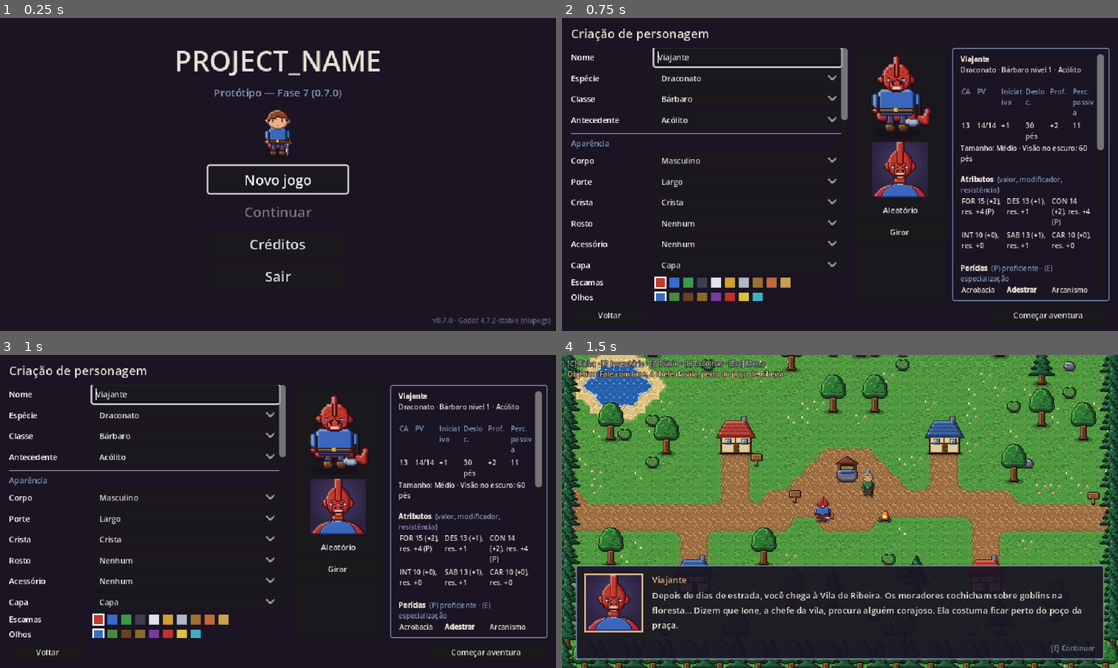
Above: before the commit, frames 1-4 (two rows, left to right).
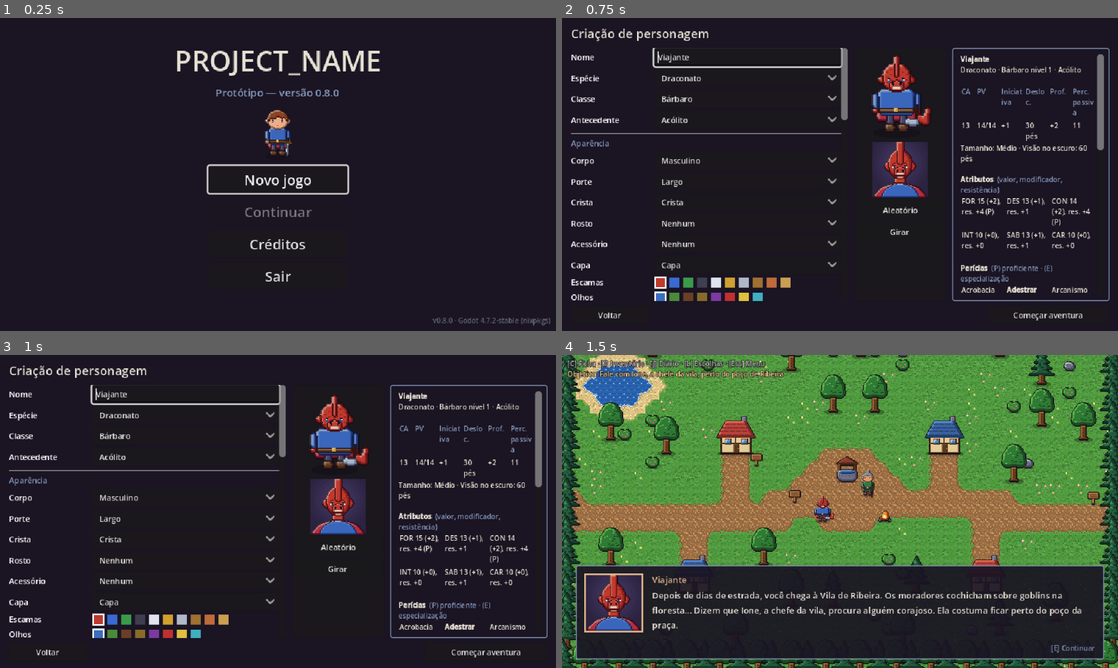
Above: after the commit, the same moments.

Repository: ovitorleal/jogo_rpg
Game: Godot game, scene res://scenes/menus/title_screen.tscn
Two runs of this game, one before a commit and one after it. Both use one fixed random seed, a clock stepped at 60 frames per second and the inputs below.
Inputs:
- Up to frame 1 (0.25 s): no input
- Up to frame 2 (0.75 s): click "Novo jogo" at 0.5 s
- Up to frame 3 (1 s): no input
- Up to frame 4 (1.5 s): click "Começar aventura" at 1.25 s

The runs differ from the first frame. In frame 1, 0.3% of the frame differs, in the area x 38-81%, y 22-98%; in frame 2, nothing differs; in frame 3, nothing differs; in frame 4, nothing differs.

Commit message:
feat: Phase 8 publication pipeline, licenses and docs
Adds tools/publish/publish_web.sh, which runs the tests, exports the Web preset,
verifies the output files and, with --deploy, publishes that same validated build
to the gh-pages branch for GitHub Pages (only from a clean main). Adds a generator
for ENGINE_LICENSES.txt (Godot MIT plus third-party engine components) shipped with
the build, the project LICENSE (all rights reserved; SRD under CC BY 4.0), updated
credits, docs/PUBLISHING.md with hosting limits, local saves and known limitations,
and a refreshed README. Fixes exports/ leaking into the Web package. Version 0.8.0.

Co-Authored-By: Claude Opus 5.5 <noreply@anthropic.com>

Diff:
--- a/project.godot
+++ b/project.godot
@@ -12,7 +12,7 @@
 
 config/name="PROJECT_NAME"
 config/description="RPG 2D de fantasia (protótipo)."
-config/version="0.7.0"
+config/version="0.8.0"
 run/main_scene="res://scenes/menus/title_screen.tscn"
 config/features=PackedStringArray("4.7", "GL Compatibility")
 config/icon="res://icon.svg"
--- a/scenes/menus/title_screen.tscn
+++ b/scenes/menus/title_screen.tscn
@@ -60,7 +60,7 @@
 layout_mode = 2
 theme_override_colors/font_color = Color(0.522, 0.592, 0.722, 1)
 theme_override_font_sizes/font_size = 12
-text = "Protótipo — Fase 7 (0.7.0)"
+text = "Protótipo — versão 0.8.0"
 horizontal_alignment = 1
 
 [node name="HeroSprite" type="TextureRect" parent="Center/Menu"]
--- a/scripts/ui/title_screen.gd
+++ b/scripts/ui/title_screen.gd
@@ -10,7 +10,7 @@
 ## Atribuição exigida pela licença CC BY 4.0 do SRD 5.2 (texto oficial, não traduzir).
 const SRD_ATTRIBUTION := "This work includes material from the System Reference Document 5.2 (\"SRD 5.2\") by Wizards o …(219 unchanged characters)…
 const NOT_OFFICIAL_NOTICE := "Este jogo não é um produto oficial de Dungeons & Dragons e não é afiliado à Wizards of the Coast."
-const GODOT_NOTICE := "Feito com Godot Engine (licença MIT). Copyright (c) 2014-present Godot Engine contributors. Copyright (c) 2007-2014 Juan Linietsky, Ariel Manzur. Componentes de terceiros do motor: ver COPYRIGHT.txt do Godot."
+const GODOT_NOTICE := "Feito com Godot Engine (licença MIT). Copyright (c) 2014-present Godot Engine contributors. Copyright (c) 2007-2014 Juan Linietsky, Ariel Manzur. Componentes de terceiros do motor: arquivo ENGINE_LICENSES.txt publicado junto do jogo."
 
 @onready var _new_game_button: Button = %NewGameButton
 @onready var _continue_button: Button = %ContinueButton
@@ -86,7 +86,8 @@
 		"[b]Regras[/b]\n%s" % SRD_ATTRIBUTION,
 		NOT_OFFICIAL_NOTICE,
 		"[b]Motor[/b]\n%s" % GODOT_NOTICE,
-		"[b]Arte[/b]\nArte provisória original do projeto.",
+		"[b]Arte e conteúdo[/b]\nArte original do projeto, desenhada por código. Aventura, diálogos e personagens originais. "
+				+ "Código e conteúdo próprios: todos os direitos reservados (ver LICENSE.txt).",
 	]))
 
 
--- /dev/null
+++ b/tools/publish/write_engine_licenses.gd
@@ -0,0 +1,45 @@
+extends SceneTree
+## Escreve os avisos de licença do Godot Engine (MIT e componentes de terceiros) num arquivo de texto
+## que é publicado junto do build Web.
+## Uso: godot --headless --path . --script res://tools/publish/write_engine_licenses.gd -- <arquivo de saída>
+
+
+func _initialize() -> void:
+	var args := OS.get_cmdline_user_args()
+	if args.is_empty():
+		push_error("Informe o arquivo de saída depois de --")
+		quit(1)
+		return
+	var info := Engine.get_version_info()
+	var lines := PackedStringArray()
+	lines.append("Godot Engine %s (%s, %s)" % [info["string"], info.get("status", ""), str(info.get("hash", "")).left(9)])
+	lines.append("https://godotengine.org/license")
+	lines.append("")
+	lines.append(Engine.get_license_text())
+	lines.append("")
+	lines.append("=== Componentes de terceiros incluídos no motor ===")
+	var licenses := Engine.get_license_info()
+	for part: Dictionary in Engine.get_copyright_info():
+		lines.append("")
+		lines.append("- %s" % part["name"])
+		for piece: Dictionary in part["parts"]:
+			for owner: String in piece.get("copyright", []):
+				lines.append("  Copyright %s" % owner)
+			lines.append("  Licença: %s" % piece.get("license", ""))
+	lines.append("")
+	lines.append("=== Textos das licenças ===")
+	var names := licenses.keys()
+	names.sort()
+	for license_name: String in names:
+		lines.append("")
+		lines.append("--- %s ---" % license_name)
+		lines.append(str(licenses[license_name]))
+	var file := FileAccess.open(args[0], FileAccess.WRITE)
+	if file == null:
+		push_error("Não foi possível escrever %s" % args[0])
+		quit(1)
+		return
+	file.store_string("\n".join(lines) + "\n")
+	file.close()
+	print("Avisos do motor escritos em %s" % args[0])
+	quit(0)
Not shown, changed: export_presets.cfg
Not shown, added: tools/publish/write_engine_licenses.gd.uid
Not shown, added: LICENSE
Not shown, changed: README.md
Not shown, changed: THIRD_PARTY_NOTICES.md
Not shown, changed: docs/CHANGELOG.md
Not shown, changed: docs/CONTENT_LICENSES.md
Not shown, added: docs/PUBLISHING.md
Not shown, changed: docs/ROADMAP.md
Not shown, added: tools/publish/publish_web.sh
